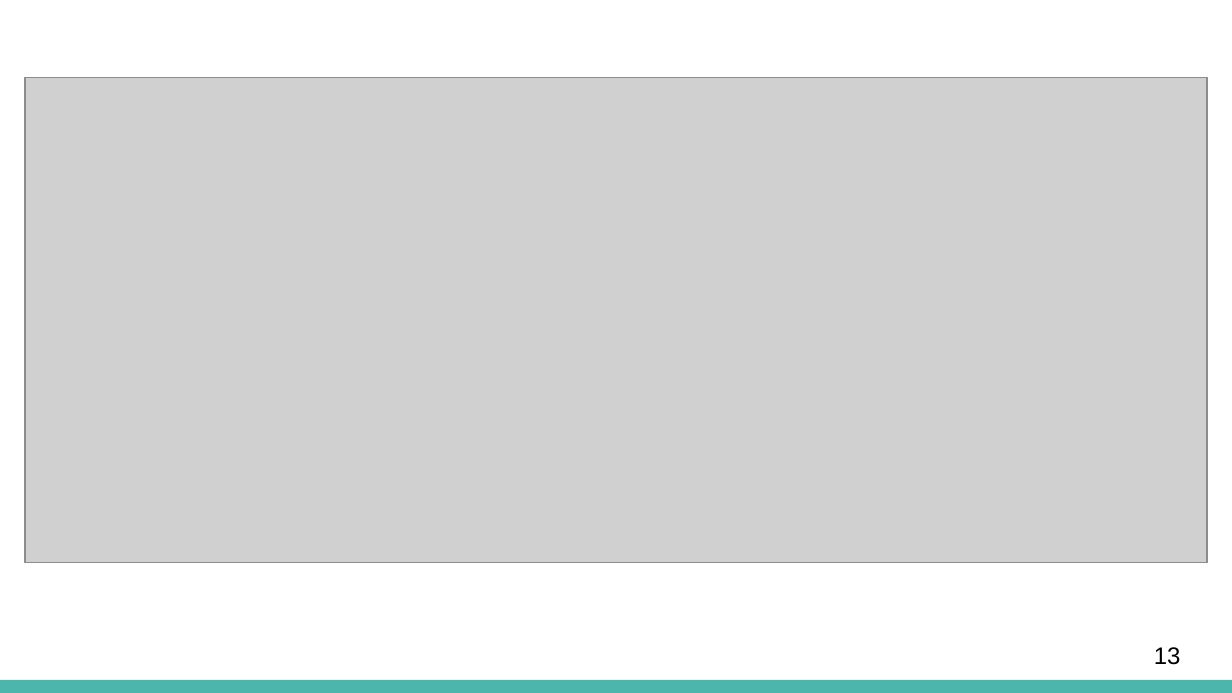
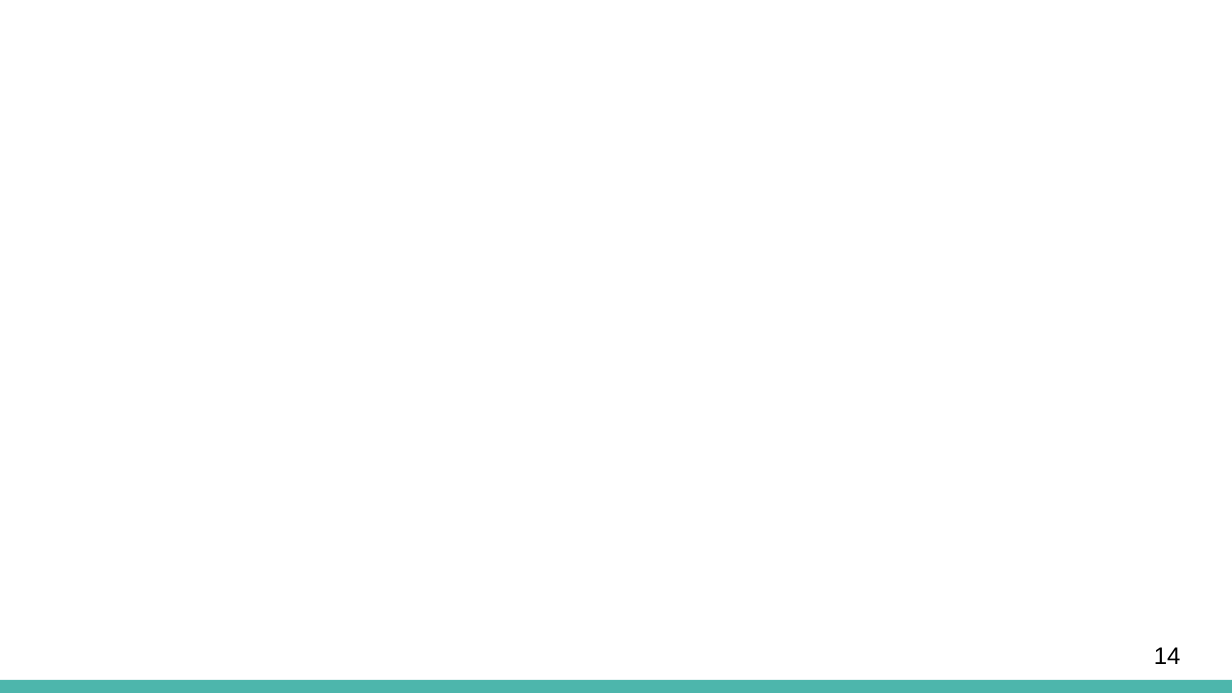
Before and after one commit to allen1759/NTU105-2_Software-Engineering, a slide deck: slide 14 of MeetingMinutes/SimianArmy_RelatedFiles/Crawler&CodingStyle.pptx (slide 13 before the commit). Drawn at 1232x693 pixels with LibreOffice and Linux fonts; fonts in the diff are those of the drawing; grey boxes stand for pictures; background and template pictures are left out. Boxes give left, top, right and bottom in pixels: in the first picture for what was removed or moved away, otherwise in the second. Text is boxed around its words. In the diff, an @@ line names an element or a change of style, - is before the commit and + after.

```diff
--- a/MeetingMinutes/SimianArmy_RelatedFiles/Crawler&CodingStyle.pptx
+++ b/MeetingMinutes/SimianArmy_RelatedFiles/Crawler&CodingStyle.pptx
@@ picture removed at (x1=25, y1=78, x2=1207, y2=563) @@
@@ page number at (x1=1154, y1=647, x2=1181, y2=664): text changed @@
-13
+14
```
Also in this commit, not shown: 7 other slides changed, 5 slides added, 4 slides removed.
